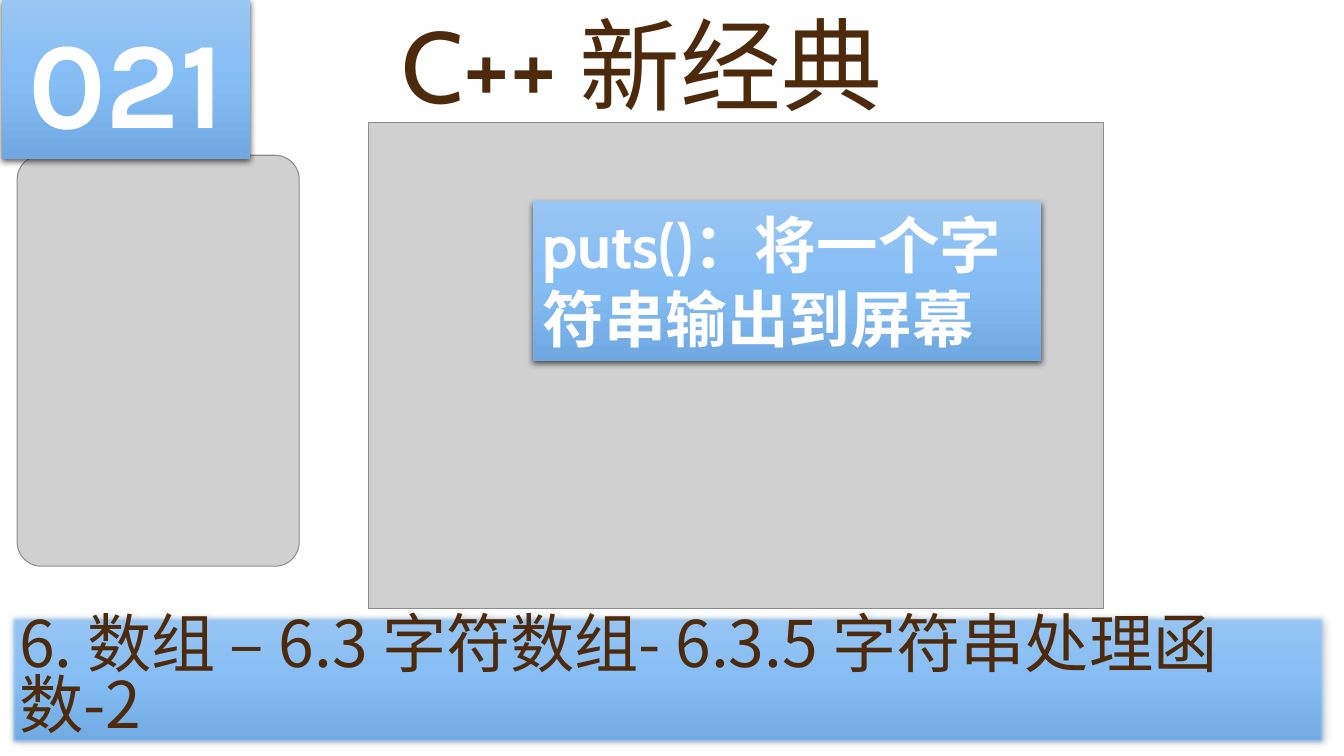
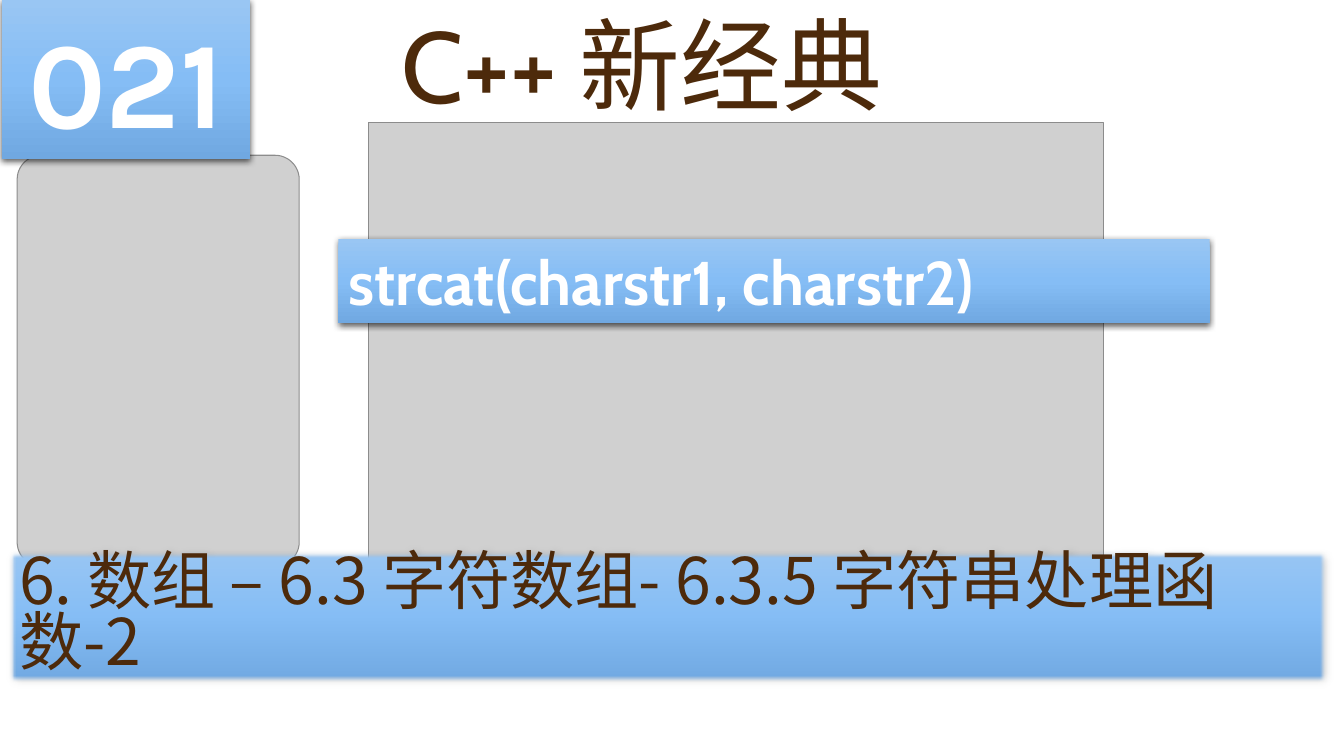
Before and after one commit to yasenstar/learn_cpp, a slide deck: slide 21 of cpp_new/C++ 新经典.pptx. Drawn at 1344x756 pixels with LibreOffice and Linux fonts; fonts in the diff are those of the drawing; grey boxes stand for pictures; background and template pictures are left out. Boxes give left, top, right and bottom in pixels: in the first picture for what was removed or moved away, otherwise in the second. Text is boxed around its words. In the diff, an @@ line names an element or a change of style, - is before the commit and + after.

```diff
--- a/cpp_new/C++ 新经典.pptx
+++ b/cpp_new/C++ 新经典.pptx
@@ rectangle "strcat(charstr1, charstr2)": place and size @@
-rectangle "strcat(charstr1, charstr2)" at box(532, 202, 1042, 361)
+rectangle "strcat(charstr1, charstr2)" at box(339, 239, 1210, 324)
@@ text in rectangle at box(348, 259, 974, 313): text changed @@
-puts()：将一个字符串输出到屏幕
+strcat(charstr1, charstr2)
@@ rectangle "6. 数组 – 6.3 字符数组- ...": place and size @@
-rectangle "6. 数组 – 6.3 字符数组- ..." at box(9, 614, 1326, 744)
+rectangle "6. 数组 – 6.3 字符数组- ..." at box(9, 552, 1326, 682)
```
Also in this commit, not shown: 3 other slides changed, 1 other file.
